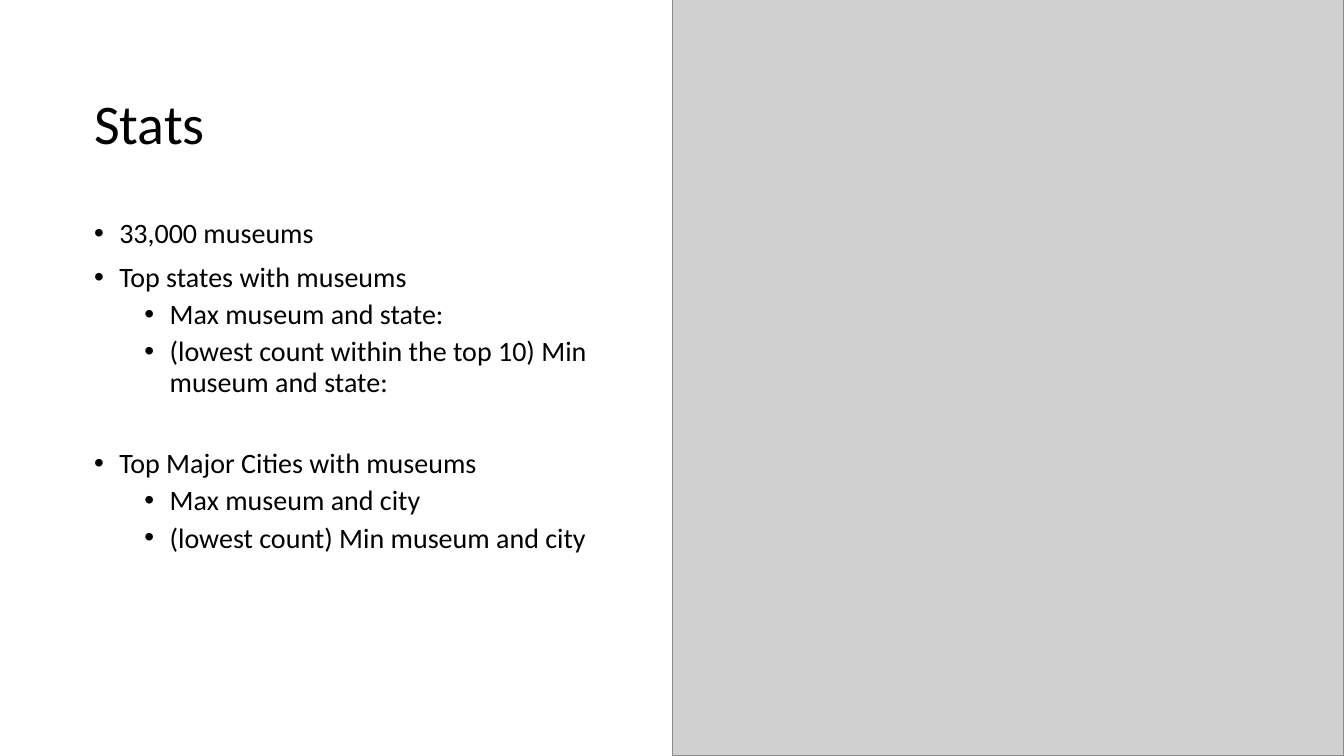
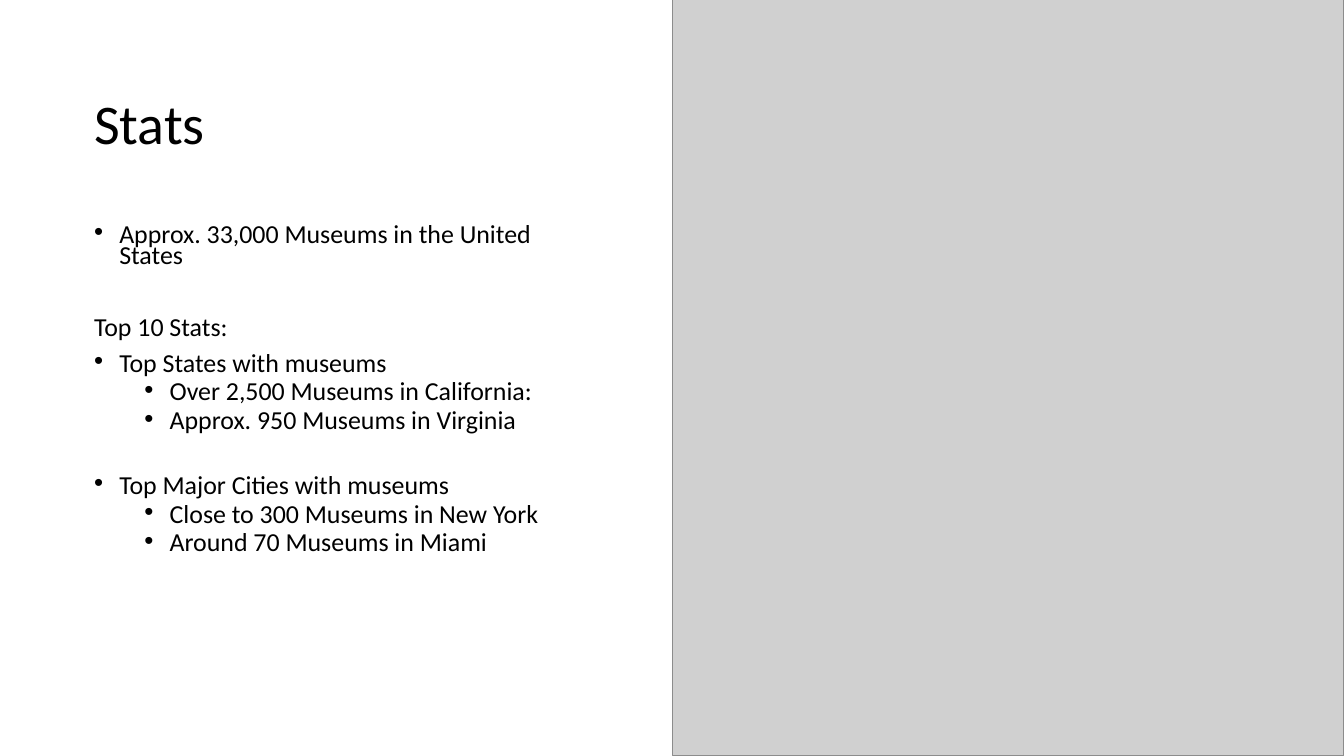
Before and after one commit to JackyUT2023/project3-group8, a slide deck: slide 5 of Project 3 Group 8 - Museums of the United States.pptx. Drawn at 1344x756 pixels with LibreOffice and Linux fonts; fonts in the diff are those of the drawing; grey boxes stand for pictures. Boxes give left, top, right and bottom in pixels: in the first picture for what was removed or moved away, otherwise in the second. Text is boxed around its words. In the diff, an @@ line names an element or a change of style, - is before the commit and + after.

Commit message:
Slide Deck Update

```diff
--- a/Project 3 Group 8 - Museums of the United States.pptx
+++ b/Project 3 Group 8 - Museums of the United States.pptx
@@ text at (x1=94, y1=225, x2=532, y2=434): text changed; size 20 to 18.5 pt @@
-• 33,000 museums
-• Top states with museums
-  • Max museum and state:
-  • (lowest count within the top 10) Min museum and state:
+• Approx. 33,000 Museums in the United States
+Top 10 Stats:
+• Top States with museums
+  • Over 2,500 Museums in California:
+  • Approx. 950 Museums in Virginia
@@ text at (x1=119, y1=476, x2=449, y2=499): size 20 to 18.5 pt in "Top Major Cities with museums"; line spacing 0.9 to 0.7 @@
@@ text at (x1=170, y1=505, x2=538, y2=552): text changed; size 20 to 18.5 pt @@
-  • Max museum and city
-  • (lowest count) Min museum and city
+  • Close to 300 Museums in New York
+  • Around 70 Museums in Miami
```
Also in this commit, not shown: 3 other slides changed.
